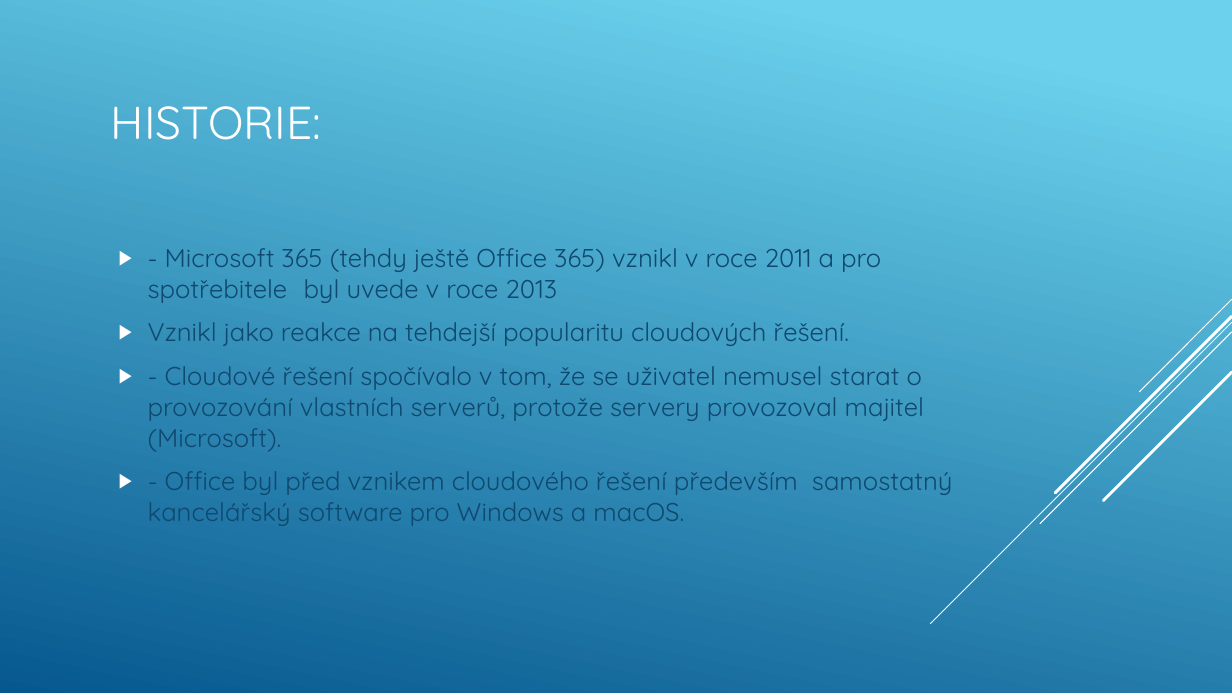
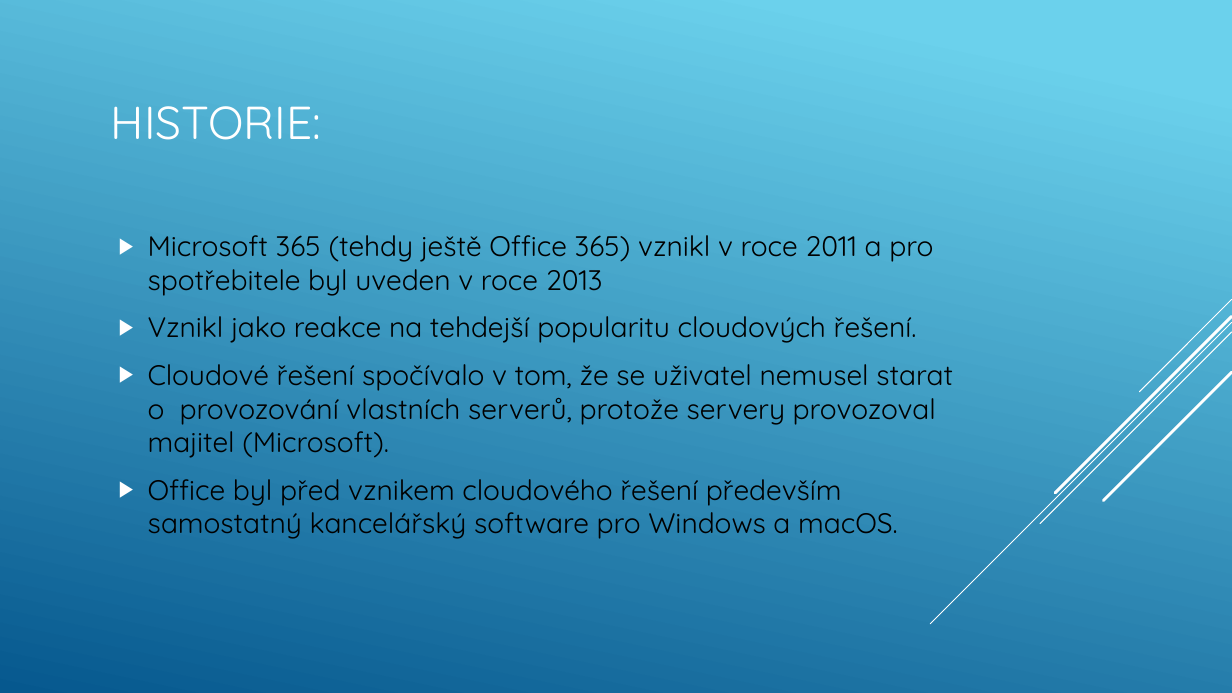
Before and after one commit to machacekadam/Office-365-a-jeho-mo-nosti, a slide deck: slide 4 of Machacek.pptx. Drawn at 1232x693 pixels with LibreOffice and Linux fonts; fonts in the diff are those of the drawing. Boxes give left, top, right and bottom in pixels: in the first picture for what was removed or moved away, otherwise in the second. Text is boxed around its words. In the diff, an @@ line names an element or a change of style, - is before the commit and + after.

```diff
--- a/Machacek.pptx
+++ b/Machacek.pptx
@@ text at (148,235,933,296): text changed; size 20 to 22 pt; text colour #0F496F to #000000 @@
-▶ - Microsoft 365 (tehdy ještě Office 365) vznikl v roce 2011 a pro spotřebitele byl uvede v roce 2013
+▶ Microsoft 365 (tehdy ještě Office 365) vznikl v roce 2011 a pro spotřebitele byl uveden v roce 2013
@@ text at (148,316,917,343): size 20 to 22 pt, text colour #0F496F to #000000 in "Vznikl jako reakce na tehdejší popularitu cloudových ..." @@
@@ text at (148,364,953,539): text changed; size 20 to 22 pt; text colour #0F496F to #000000 @@
-▶ - Cloudové řešení spočívalo v tom, že se uživatel nemusel starat o provozování vlastních serverů, protože servery provozoval majitel (Microsoft).
-▶ - Office byl před vznikem cloudového řešení především samostatný kancelářský software pro Windows a macOS.
+▶ Cloudové řešení spočívalo v tom, že se uživatel nemusel starat o provozování vlastních serverů, protože servery provozoval majitel (Microsoft).
+▶ Office byl před vznikem cloudového řešení především samostatný kancelářský software pro Windows a macOS.
```
Also in this commit, not shown: 19 other slides changed.
